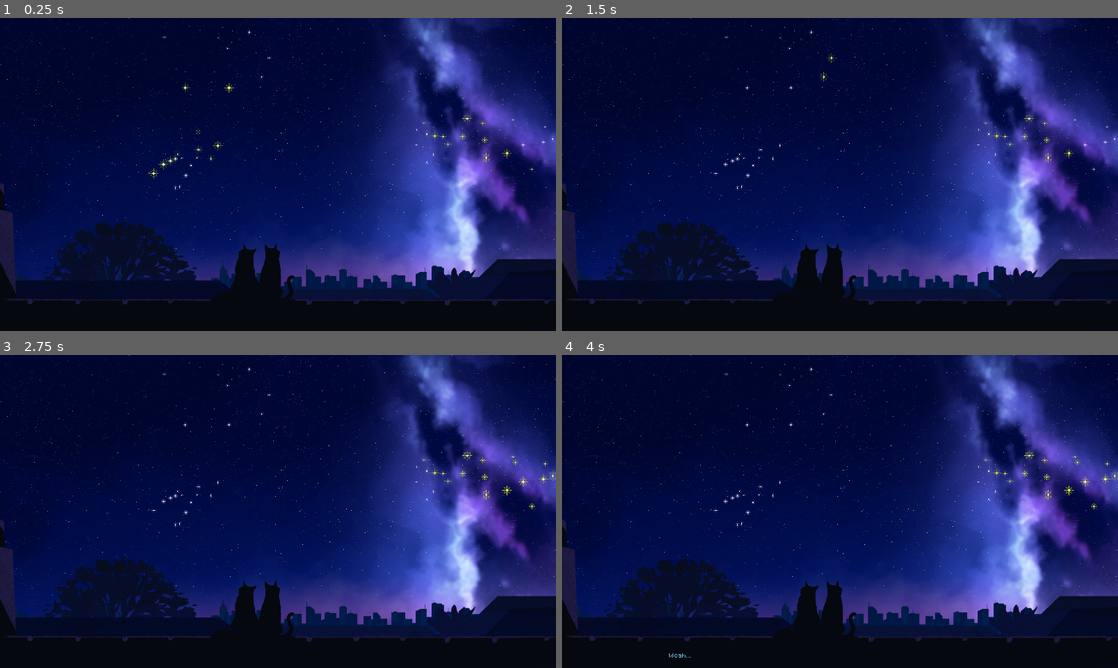
Above: before the commit, frames 1-4 (two rows, left to right).
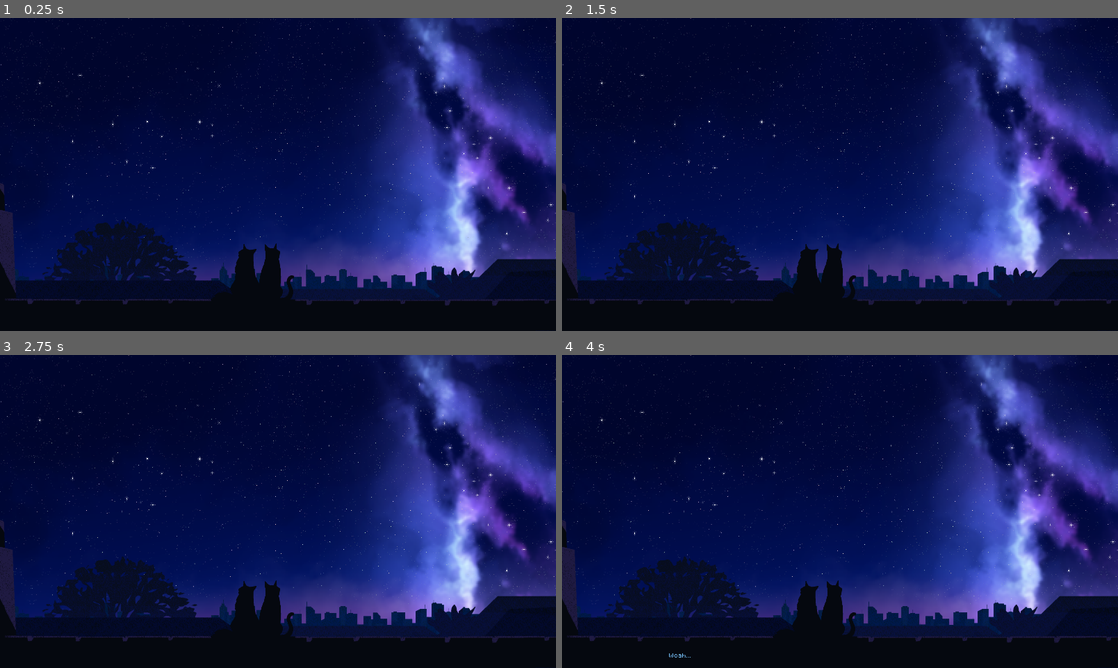
Above: after the commit, the same moments.

Repository: eilamg/Cosmicats
Game: Godot game, scene res://Main.tscn
Two runs of this game, one before a commit and one after it. Both use one fixed random seed, a clock stepped at 60 frames per second and the inputs below.
Inputs (mouse positions are in pixels of both pictures, inside the frame that each line leads up to):
- Up to frame 1 (0.25 s): no input
- Up to frame 2 (1.5 s): tap Enter at 0.5 s; drag from (662, 140) to (778, 102) at 0.52 s; tap Space at 1.25 s; drag from (778, 102) to (1056, 158) at 1.27 s
- Up to frame 3 (2.75 s): tap Enter at 2 s; right-click (494, 495) at 2.1 s; click (494, 495) at 2.17 s
- Up to frame 4 (4 s): tap Space at 2.75 s; drag from (812, 574) to (1056, 495) at 2.77 s; tap Enter at 3.5 s; move the mouse to (1006, 558) at 3.52 s; hold Down (ui_down) from 3.53 s (still down); right-click (1006, 558) at 3.6 s

The runs differ from the first frame. In frame 1, 0.4% of the frame differs, in the area x 6-100%, y 3-70%; in frame 2, 0.3%; in frame 3, 0.4%; in frame 4, 0.4%.

Commit message:
Spawn stars according to constellation placement

Diff:
--- a/Main.gd
+++ b/Main.gd
@@ -4,7 +4,7 @@
 var Star = preload("res://star/Star.tscn")
 
 
-var ordered_constellations = ['Fish', 'Mermaid', 'Catfish', 'Milky way', 'Octopus', 'Jellyfish', 'Squid', 'Shark', 'Ship']
+var ordered_constellations = ['Fish', 'Mermaid', 'Catfish', 'SchoolOfFish', 'Octopus', 'Jellyfish', 'Squid', 'Shark', 'Ship']
 var current_stage = -1
 
 
@@ -12,7 +12,14 @@
     randomize()
     $Parallax/Cats/Dialogue.connect("request_next_constellations", self, "_on_constellations_requested")
     spawn_star_groups()
+    hide_away_constellations()
     # spawn_random_stars(100)
+
+
+func hide_away_constellations():
+    for constellation in $Constellations.get_children():
+        constellation.position = Vector2(-500, -500)
+        constellation.zero_alpha()
 
 
 func _on_constellations_requested():
@@ -20,14 +27,14 @@
     var c = ordered_constellations[current_stage]
 
     var constellation = get_node("Constellations/" + c)
-    constellation.position = $Parallax/Cats/constellation_spawn_0.global_position  # TODO
+    constellation.global_position = $Parallax/Cats/constellation_spawn_0.global_position  # TODO
     constellation.connect("constellation_finished", $Parallax/Cats/Dialogue, "_on_constellation_finished")
     constellation.fade_in()
 
 
 func spawn_star_groups():
     for constellation in $Constellations.get_children():
-        var star_group = StarGroup.new(constellation, Vector2(200 + randf() * 3440, 200 + randf() * 400), randf() * PI, randf() > 0.5)
+        var star_group = StarGroup.new(constellation, constellation.position, constellation.axis.rotation, constellation.axis.scale.x == -1)
         star_group.name = constellation.name
         $Parallax/Sky/Stars.add_child(star_group)
 
--- a/constellations/Constellation.gd
+++ b/constellations/Constellation.gd
@@ -81,3 +81,9 @@
 
 func fade_in():
     $AnimationPlayer.play("silhouette_fade_in")
+
+
+func zero_alpha():
+    $Axis/Silhouette.self_modulate.a = 0
+    $Axis/Skeleton.self_modulate.a = 0
+    $Axis/Art.self_modulate.a = 0
--- a/constellations/Constellation.tscn
+++ b/constellations/Constellation.tscn
@@ -116,12 +116,9 @@
 [node name="Shape" type="CollisionShape2D" parent="Axis/Area"]
 
 [node name="Silhouette" type="Sprite" parent="Axis"]
-self_modulate = Color( 1, 1, 1, 0 )
 
 [node name="Skeleton" type="Sprite" parent="Axis"]
-self_modulate = Color( 1, 1, 1, 0 )
 
 [node name="Art" type="Sprite" parent="Axis"]
-self_modulate = Color( 1, 1, 1, 0 )
 
 [connection signal="input_event" from="Axis/Area" to="." method="_on_input_event"]
